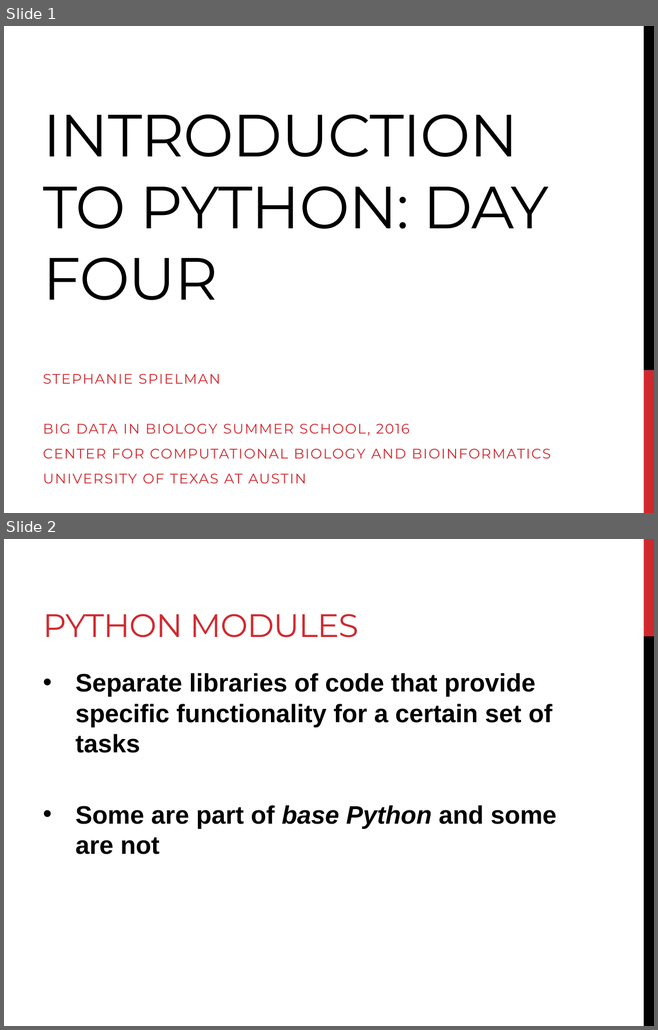
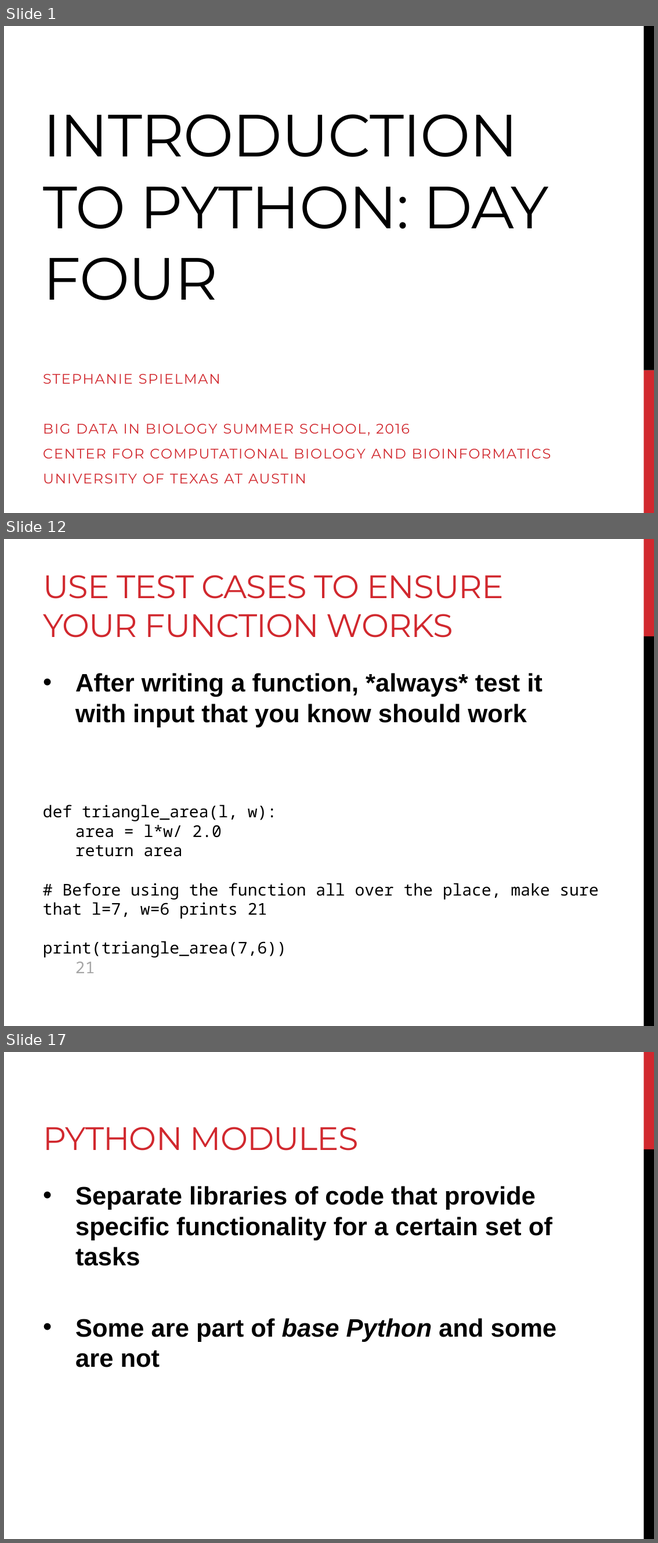
Before and after one commit to sjspielman/bdib2016_python, a slide deck: files/day4_materials/slides_day4.pptx. Shown one above the other, each under a label of ours: slides 1 and 2 before the commit, slides 1, 12 and 17 after it; the slides between them are not shown. The pictures are 658x1030 and 658x1543 pixels, drawn with LibreOffice and Linux fonts; fonts in the diff are those of the drawing. Boxes give left, top, right and bottom in pixels: in the first picture for what was removed or moved away, otherwise in the second. Text is boxed around its words. In the diff, an @@ line names an element or a change of style, - is before the commit and + after.

```diff
--- a/files/day4_materials/slides_day4.pptx
+++ b/files/day4_materials/slides_day4.pptx
@@ slide 12 added at bbox=[4, 539, 654, 1026], background #FFFFFF; not listed: 2 template elements that a slide beside it also shows @@
@@ title added at bbox=[43, 575, 503, 638], 36 pt, text #D1282E @@
+USE TEST CASES TO ENSURE YOUR FUNCTION WORKS
@@ text added at bbox=[75, 673, 542, 727], 28 pt, text #000000, bold @@
+• After writing a function, *always* test it with input that you know should work
@@ text added at bbox=[43, 805, 598, 973], 18 pt, text #000000 @@
+def triangle_area(l, w):
+area = l*w/ 2.0
+return area
+# Before using the function all over the place, make sure that l=7, w=6 prints 21
+print(triangle_area(7,6))
+21
@@ what was slide 2 is now slide 17 @@
```
Also in this commit, not shown: 14 other slides added, 23 other files.
